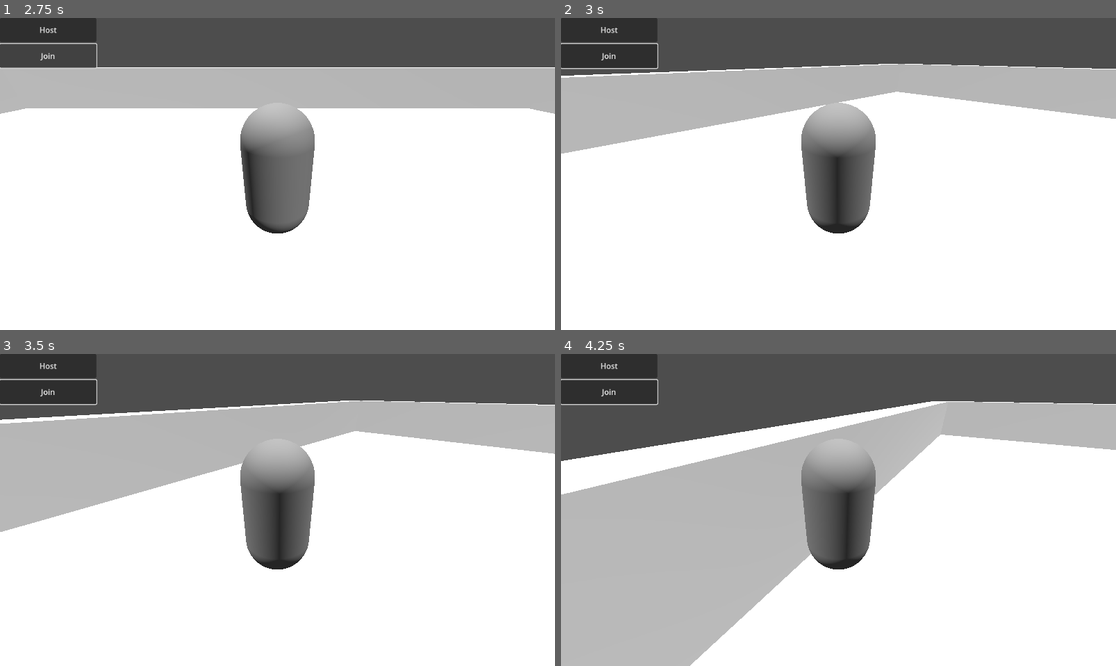
Above: before the commit, frames 1-4 (two rows, left to right).
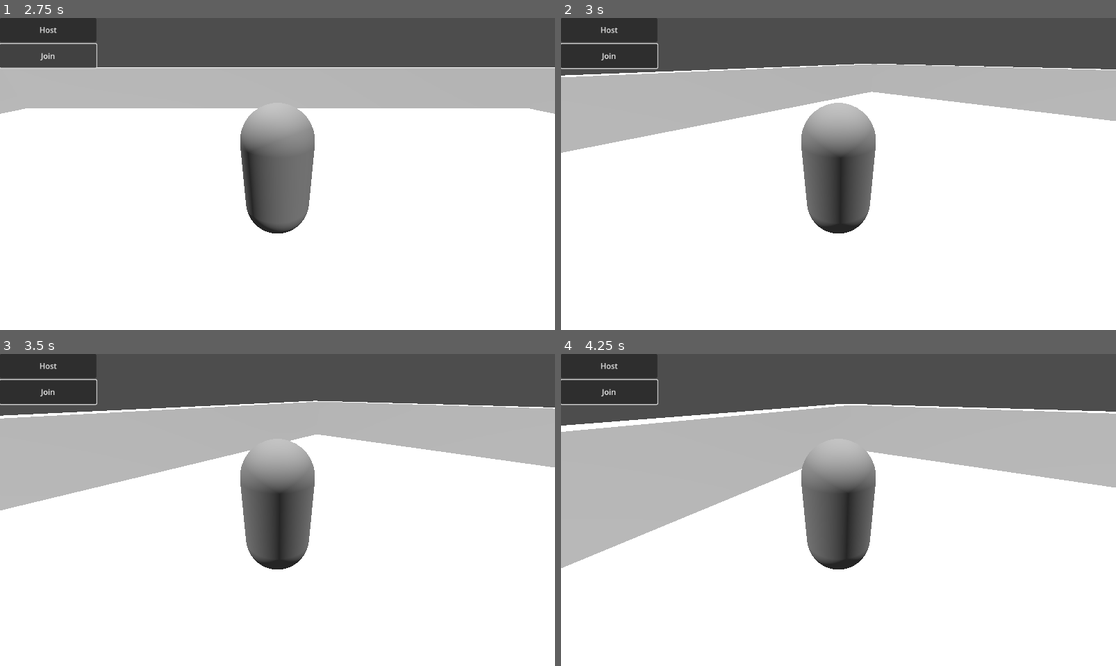
Above: after the commit, the same moments.

Repository: NickBaren101/multiplayer-prototype
Game: Godot game, scene res://Scenes/Levels/main.tscn
Same seed, same stepped clock (60 frames per second), same inputs: the game is played once before the commit and once after it.
Inputs (mouse positions are in pixels of both pictures, inside the frame that each line leads up to):
- Up to frame 1 (2.75 s): tap Enter at 0.5 s; move the mouse to (399, 158) at 0.52 s; hold D (move_right) 0.53-1.25 s; click "Host" at 1.25 s; click "Join" at 2 s
- Up to frame 2 (3 s): move the mouse to (810, 174) at 2.77 s; hold W (move_up) from 2.78 s (still down)
- Up to frame 3 (3.5 s): keep holding W (move_up)
- Up to frame 4 (4.25 s): keep holding W (move_up); move the mouse to (849, 503) at 3.52 s

Frame 1 is identical in both runs. In frame 2, 1.2% of the frame differs, in the area x 0-100%, y 14-66%; in frame 3, 5.2%; in frame 4, 30%, in the area x 0-100%, y 15-100%.

Commit message:
good base

Diff:
--- a/Scenes/Players/player.tscn
+++ b/Scenes/Players/player.tscn
@@ -6,6 +6,14 @@
 [sub_resource type="CapsuleMesh" id="CapsuleMesh_omydy"]
 
 [sub_resource type="CapsuleShape3D" id="CapsuleShape3D_5h38p"]
+
+[sub_resource type="SceneReplicationConfig" id="SceneReplicationConfig_37lpg"]
+properties/0/path = NodePath(".:position")
+properties/0/spawn = true
+properties/0/replication_mode = 1
+properties/1/path = NodePath(".:rotation")
+properties/1/spawn = true
+properties/1/replication_mode = 1
 
 [node name="Player" type="CharacterBody3D"]
 script = ExtResource("1_5h38p")
@@ -17,3 +25,6 @@
 shape = SubResource("CapsuleShape3D_5h38p")
 
 [node name="Camera" parent="." instance=ExtResource("2_37lpg")]
+
+[node name="MultiplayerSynchronizer" type="MultiplayerSynchronizer" parent="."]
+replication_config = SubResource("SceneReplicationConfig_37lpg")
--- a/Scripts/Camera/camera.gd
+++ b/Scripts/Camera/camera.gd
@@ -1,18 +1,20 @@
 extends Node3D
 
 @export var camera_target: Node3D
+@onready var camera_3d: Camera3D = $CameraTarget/SpringArm3D/Camera3D
 
 var yaw: float
 var yaw_sensitivity: float = 0.002
 
 
 func _ready() -> void:
+	if is_multiplayer_authority():
+		camera_3d.current = true
+	else:
+		camera_3d.current = false
 	Input.mouse_mode = Input.MOUSE_MODE_CAPTURED
 
 
-func _physics_process(delta: float) -> void:
-	camera_target.rotation.y = lerpf(camera_target.rotation.y, yaw, delta * 10)
-
 func _input(event: InputEvent) -> void:
-	if event is InputEventMouseMotion and Input.get_mouse_mode() != 0:
-		yaw += -event.relative.x * yaw_sensitivity
+	if event is InputEventMouseMotion:
+		get_parent().rotate_y(-event.relative.x * yaw_sensitivity)
--- a/Scripts/Players/player.gd
+++ b/Scripts/Players/player.gd
@@ -1,6 +1,8 @@
 extends CharacterBody3D
 
 @export var speed := 6.0
+@onready var camera: Node3D = $Camera
+
 
 func _enter_tree():
 	set_multiplayer_authority(name.to_int())
Not shown: 1 places in Scenes/Players/player.tscn that only renumber resources
